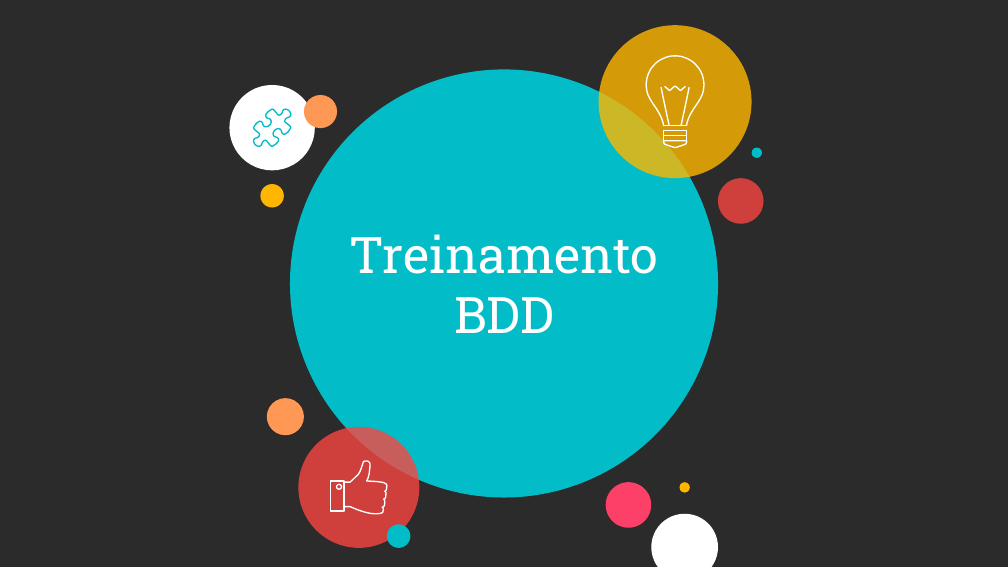
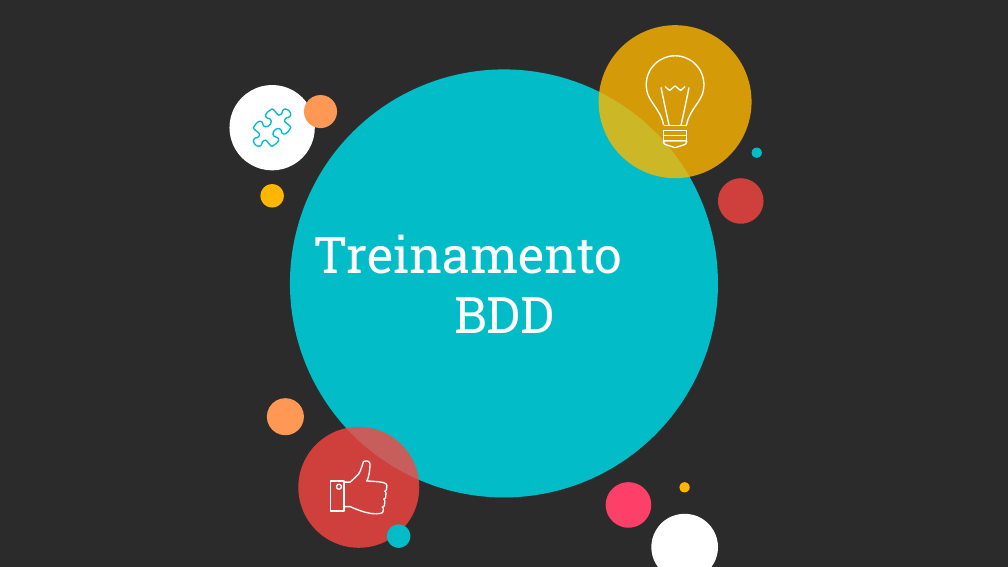
Before and after one commit to fga-eps-mds/A-Disciplina-MDS-EPS, a slide deck: slide 1 of MDS_Material/BDD/Apresentação-MDS-BDD.pptx. Drawn at 1008x567 pixels with LibreOffice and Linux fonts; fonts in the diff are those of the drawing; background and template pictures are left out; a plain dark background stands for a picture behind light text. Boxes give left, top, right and bottom in pixels: in the first picture for what was removed or moved away, otherwise in the second. Text is boxed around its words. In the diff, an @@ line names an element or a change of style, - is before the commit and + after.

```diff
--- a/MDS_Material/BDD/Apresentação-MDS-BDD.pptx
+++ b/MDS_Material/BDD/Apresentação-MDS-BDD.pptx
@@ text at <box>314,234,622,333</box>: text changed @@
-Treinamento
-BDD
+Treinamento
+BDD
```
Also in this commit, not shown: 19 other slides changed, 2 slides added, 1 slide removed, 23 other files.
